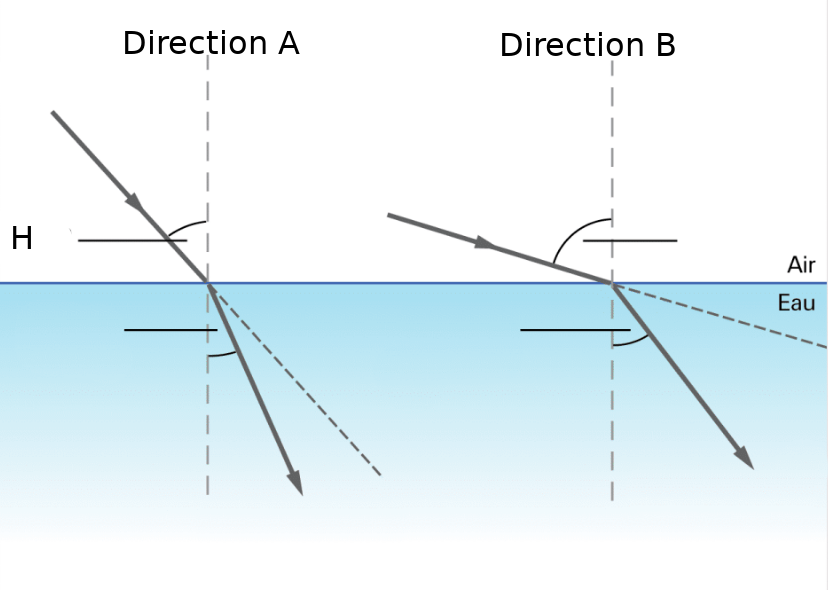
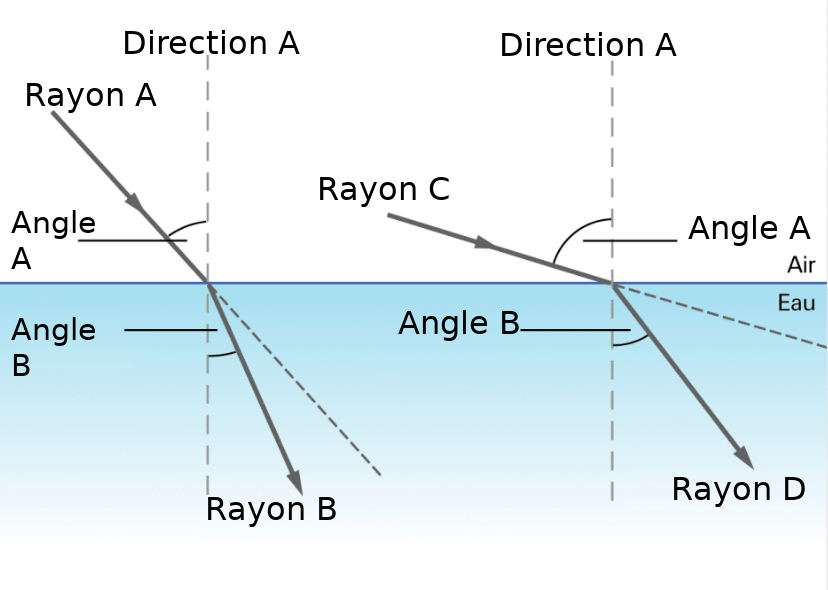
Layered file, before and after one edit (828 x 590). Changes by layer:
added layer "Rayon D" above "Rayon B" over [674, 477, 805, 507]
added layer "Rayon B" above "Rayon C" over [208, 497, 336, 527]
added layer "Rayon C" above "Rayon A" over [320, 177, 449, 207]
added layer "Rayon A" above "Angle B" over [27, 83, 157, 113]
added layer "Angle B" above "Angle A" over [398, 310, 519, 341]
added layer "Angle A" above "Angle ..." over [688, 215, 811, 246]
renamed "H" to "Angle ...", painted on it over [11, 210, 95, 376]
renamed "Direction B" to "Direction A #1", painted on it over [655, 33, 677, 56]
